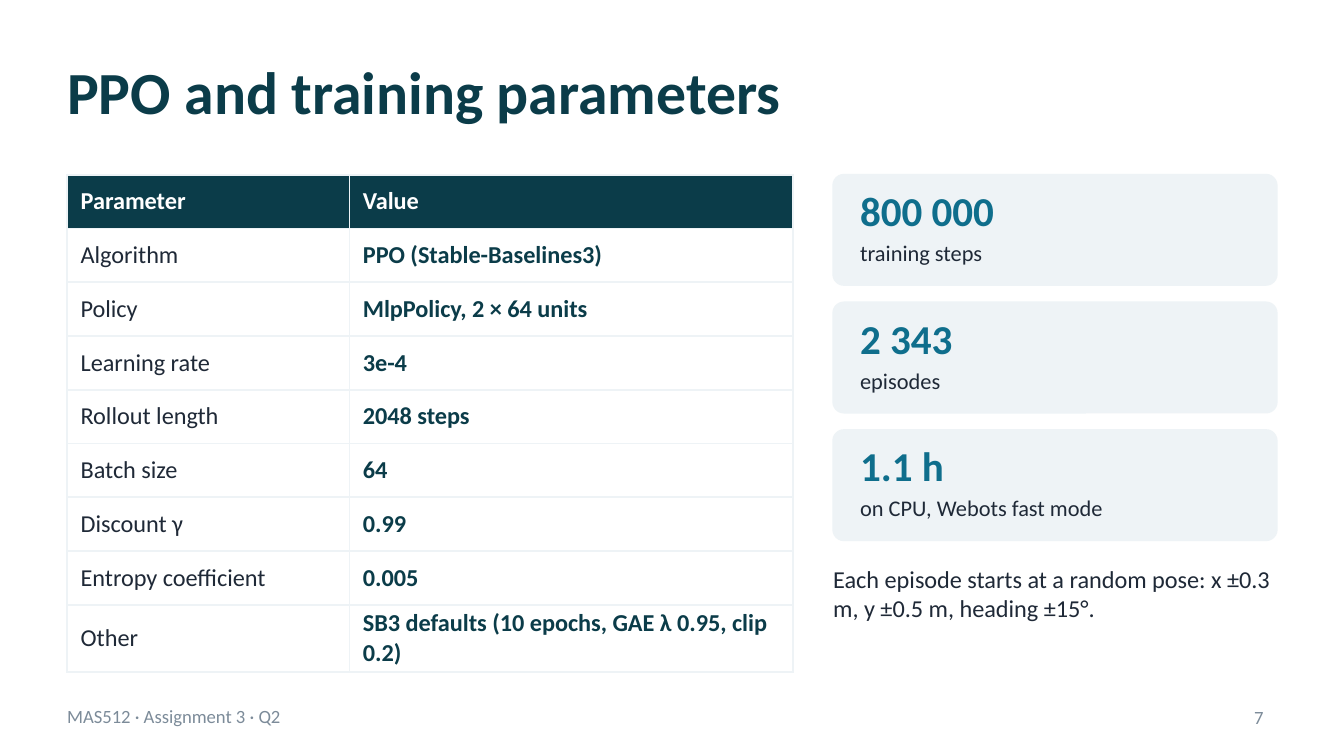
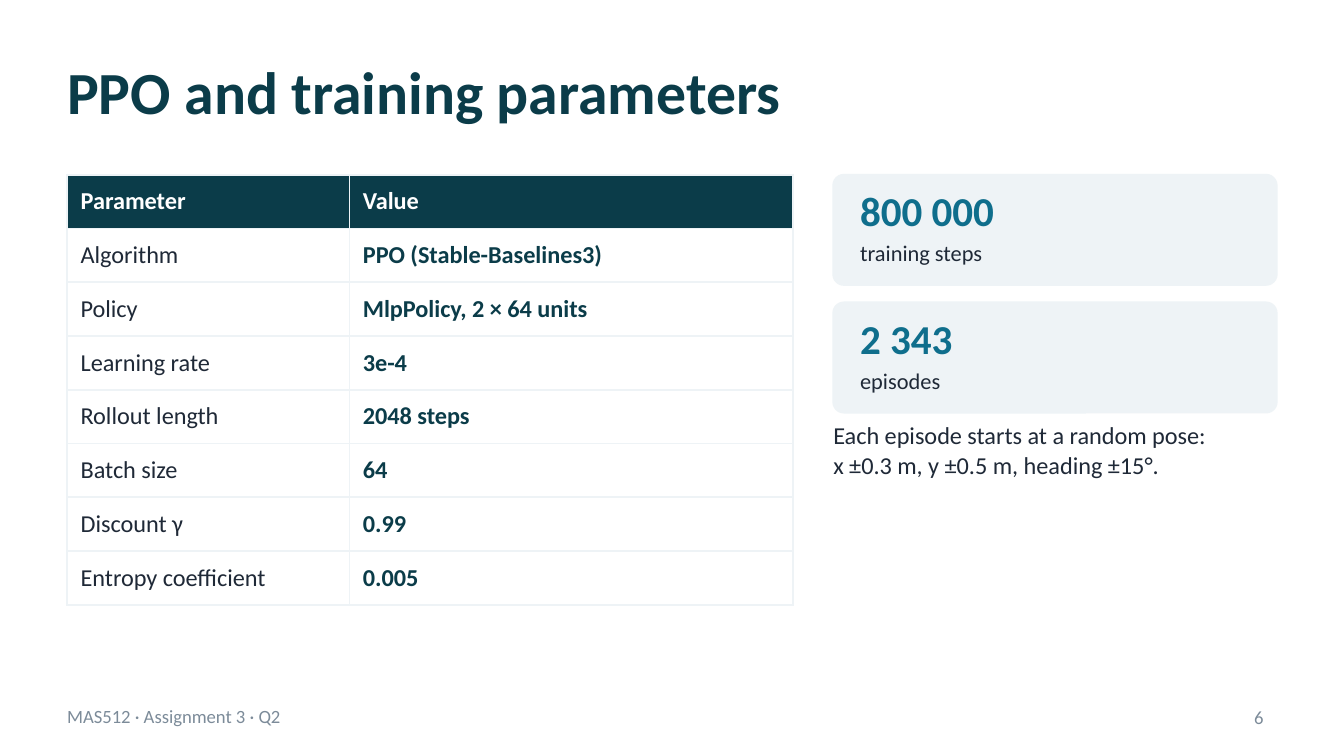
Before and after one commit to AreGundersen/MAS512, a slide deck: slide 6 of Assignment 3/MAS512_assignment3_gr5.pptx (slide 7 before the commit). Drawn at 1344x756 pixels with LibreOffice and Linux fonts; fonts in the diff are those of the drawing. Boxes give left, top, right and bottom in pixels: in the first picture for what was removed or moved away, otherwise in the second. Text is boxed around its words. In the diff, an @@ line names an element or a change of style, - is before the commit and + after.

Commit message:
Updated powerpoint presentation

```diff
--- a/Assignment 3/MAS512_assignment3_gr5.pptx
+++ b/Assignment 3/MAS512_assignment3_gr5.pptx
@@ table at <box>67,175,793,605</box> @@
-row 9: Other | SB3 defaults (10 epochs, GAE λ 0.95, clip 0.2)
@@ text at <box>833,427,1205,478</box>: text changed @@
-Each episode starts at a random pose: x ±0.3 m, y ±0.5 m, heading ±15°.
+Each episode starts at a random pose:
+x ±0.3 m, y ±0.5 m, heading ±15°.
@@ rounded rectangle removed at <box>833,430,1277,540</box> @@
@@ text removed at <box>860,452,944,482</box> @@
-1.1 h
@@ text removed at <box>860,500,1103,519</box> @@
-on CPU, Webots fast mode
@@ page number at <box>1254,711,1263,724</box>: text changed @@
-7
+6
```
Also in this commit, not shown: 7 other slides changed, 1 slide added, 2 slides removed.
